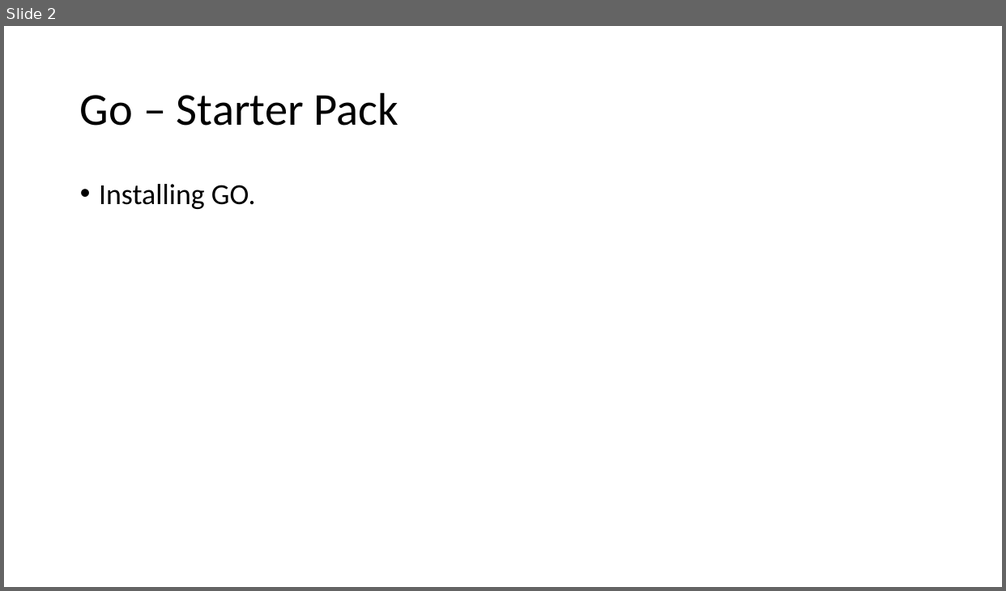
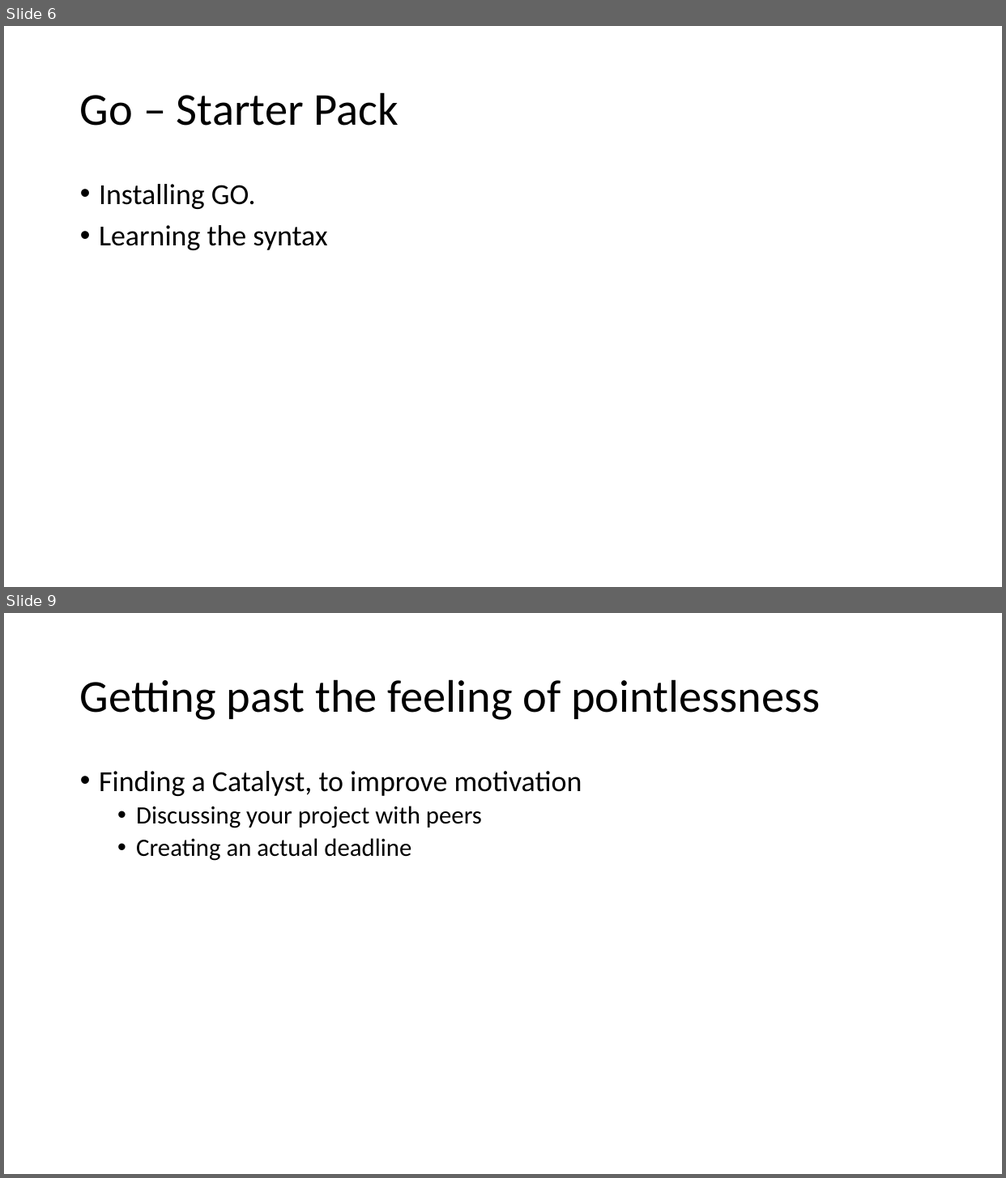
Before and after one commit to jaminologist/GopherLife, a slide deck: GopherLife.pptx. Shown one above the other, each under a label of ours: slide 2 before the commit, slides 6 and 9 after it; the slides between them are not shown. The pictures are 1006x591 and 1006x1178 pixels, drawn with LibreOffice and Linux fonts; fonts in the diff are those of the drawing. Boxes give left, top, right and bottom in pixels: in the first picture for what was removed or moved away, otherwise in the second. Text is boxed around its words. In the diff, an @@ line names an element or a change of style, - is before the commit and + after.

```diff
--- a/GopherLife.pptx
+++ b/GopherLife.pptx
@@ slide 9 added at (4, 613, 1002, 1174), background #FFFFFF @@
@@ title added at (80, 679, 820, 720), 44 pt, text #000000 @@
+Getting past the feeling of pointlessness
@@ text added at (99, 771, 582, 861), 24 pt, text #000000 @@
+• Finding a Catalyst, to improve motivation
+  • Discussing your project with peers
+  • Creating an actual deadline
@@ what was slide 2 is now slide 6 @@
@@ slide 6 changed as well @@
@@ text at (99, 225, 327, 250): paragraph added @@
+• Learning the syntax
```
Also in this commit, not shown: 1 other slide changed, 9 other slides added.
